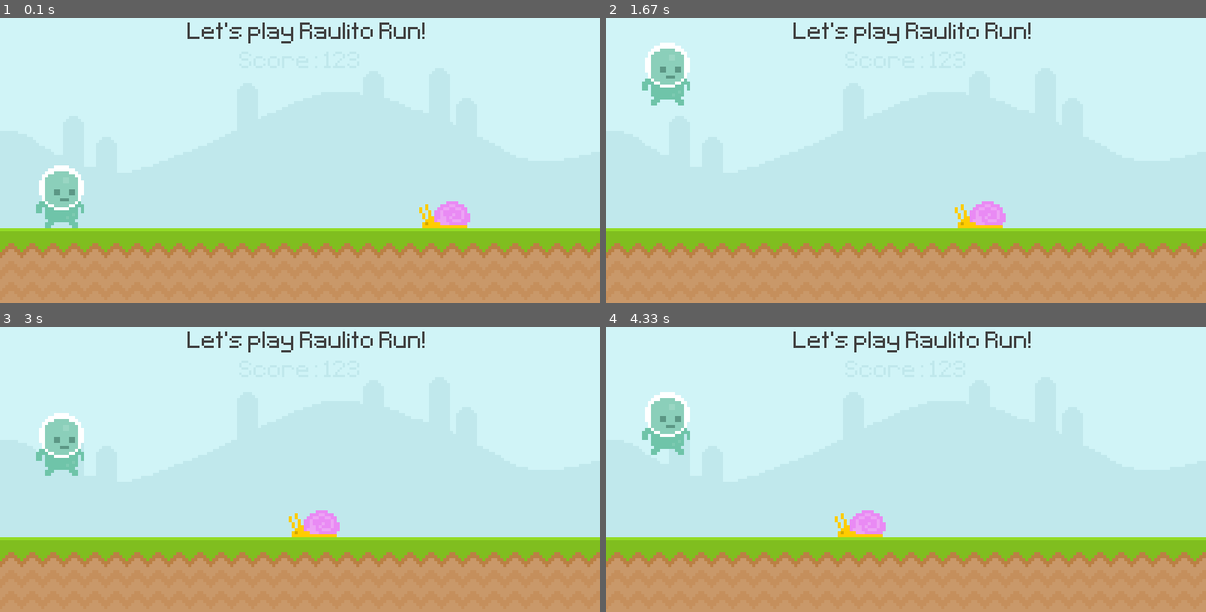
Above: before the commit, frames 1-4 (two rows, left to right).
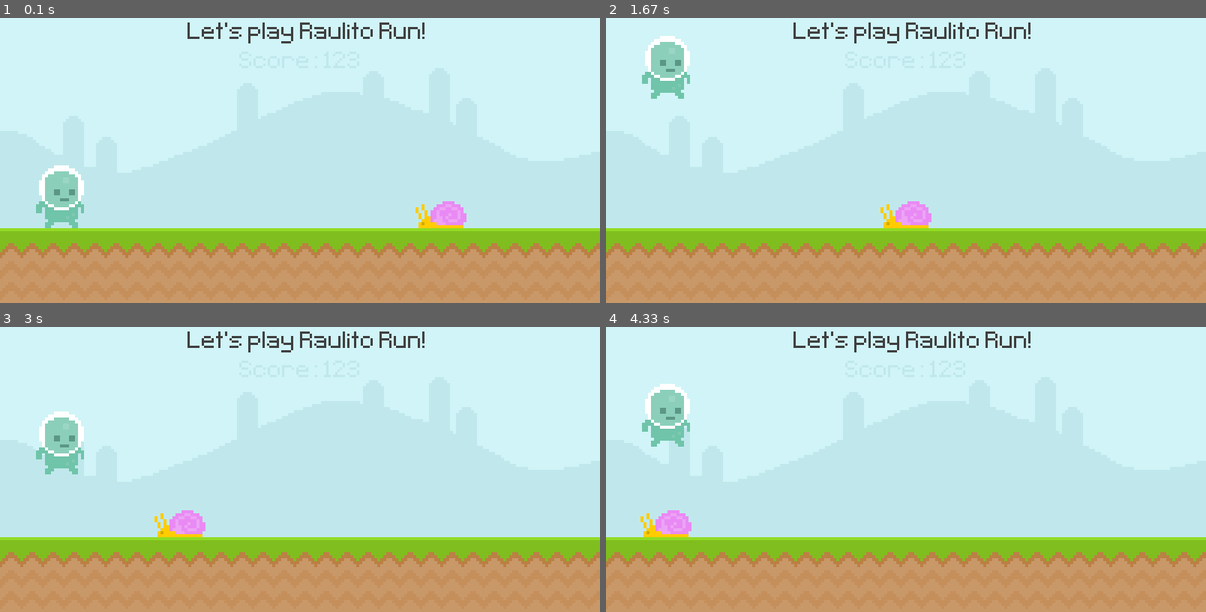
Above: after the commit, the same moments.

Repository: jm4ch4do/py_game_mario
Game: pygame game, started from window.py
Same seed, same stepped clock (60 frames per second), same inputs: the game is played once before the commit and once after it.
Inputs (mouse positions are in pixels of both pictures, inside the frame that each line leads up to):
- Up to frame 1 (0.1 s): no input
- Up to frame 2 (1.67 s): click (666, 197) at 0.38 s
- Up to frame 3 (3 s): click (60, 506) at 2.72 s
- Up to frame 4 (4.33 s): no input

The runs differ from the first frame. In frame 1, 0.4% of the frame differs, in the area x 69-79%, y 64-74%; in frame 2, 2.1%; in frame 3, 1.4%; in frame 4, 2.2%, in the area x 5-47%, y 19-74%.

Commit message:
enh: improves efficiency of gravity calculation

Diff:
--- a/window.py
+++ b/window.py
@@ -43,6 +43,7 @@
 snail_x, snail_y = 600, GROUND_BOTTOM_Y
 player_x, player_y = 80, GROUND_BOTTOM_Y
 snail_rect = snail_surface.get_rect(midbottom = (snail_x, snail_y))
+snail_speed = 2
 player_rect = player_surface.get_rect(midbottom = (player_x, player_y))
 player_gravity = 0
 gravity_increase = 0.1
@@ -83,13 +84,17 @@
 
 
     # -----MOVING ELEMENTS
-    snail_rect.x -= 1
+    # snail moving
+    snail_rect.x -= snail_speed
     if snail_rect.right <= 0: snail_rect.left = SCREEN_X
 
-    player_gravity += gravity_increase
+    # player gravity effect
     player_rect.y += player_gravity
-    if player_rect.bottom >= GROUND_BOTTOM_Y: player_rect.bottom = GROUND_BOTTOM_Y
-
+    if player_rect.bottom >= GROUND_BOTTOM_Y:
+        player_rect.bottom = GROUND_BOTTOM_Y
+        player_gravity = 0
+    else:
+        player_gravity += gravity_increase
 
 
     # ----- GAME LOOP END
